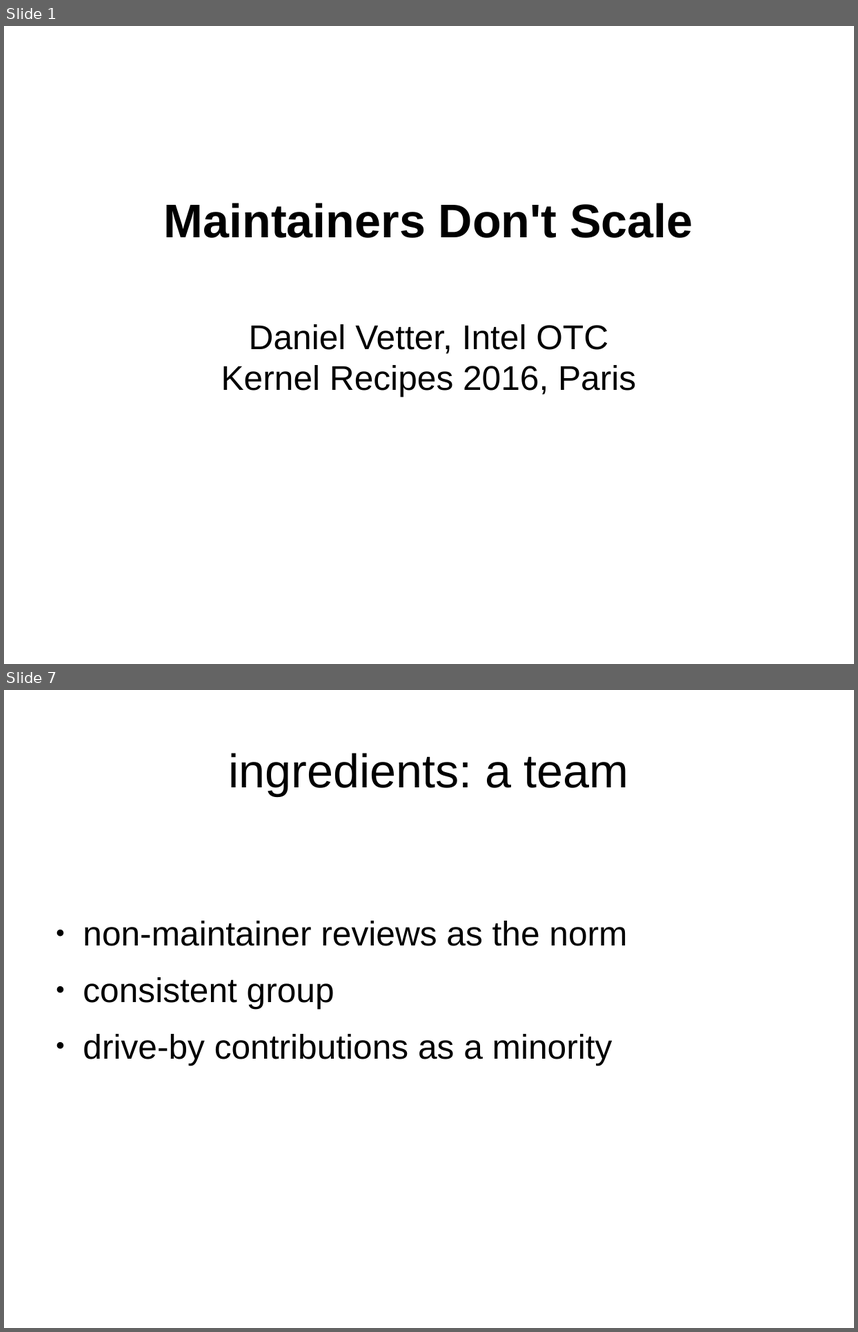
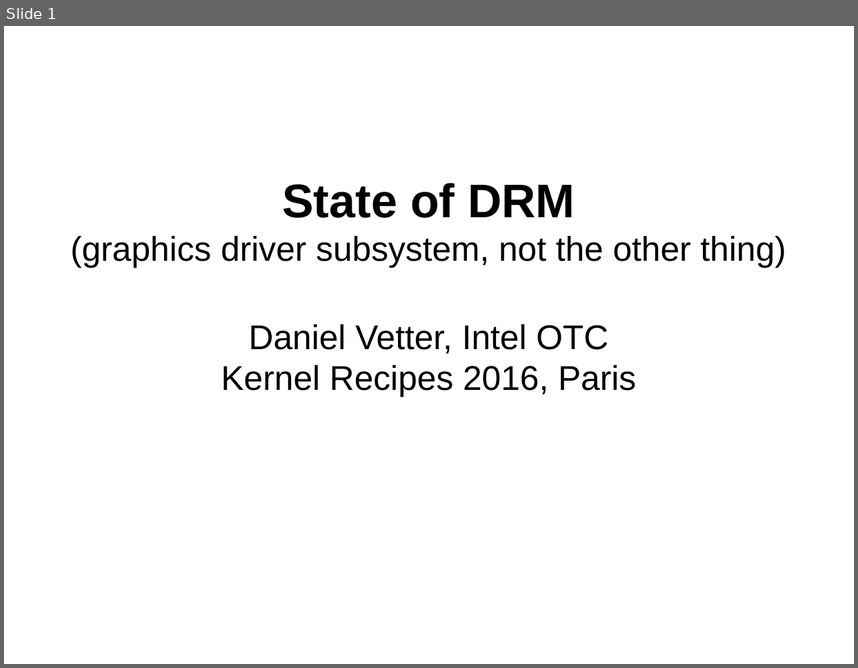
Before and after one commit to danvet/danvet.github.io, a slide deck: slides/kernel-recipes-2016-state-of-drm.odp. Shown one above the other, each under a label of ours: slides 1 and 7 before the commit, slide 1 after it; the slides between them are not shown. The pictures are 858x1332 and 858x668 pixels, drawn with LibreOffice and Linux fonts; fonts in the diff are those of the drawing. Boxes give left, top, right and bottom in pixels: in the first picture for what was removed or moved away, otherwise in the second. Text is boxed around its words. In the diff, an @@ line names an element or a change of style, - is before the commit and + after.

```diff
--- a/slides/kernel-recipes-2016-state-of-drm.odp
+++ b/slides/kernel-recipes-2016-state-of-drm.odp
@@ slide 7 removed at bbox=[4, 690, 854, 1328], background #FFFFFF @@
@@ title removed at bbox=[228, 753, 629, 796] @@
-ingredients: a team
@@ text removed at bbox=[83, 920, 627, 1065] @@
-● non-maintainer reviews as the norm
-● consistent group
-● drive-by contributions as a minority
@@ slide 1 changed as well @@
@@ title at bbox=[70, 183, 786, 267]: text changed; size 44 to 32 pt; bold off @@
-Maintainers Don't Scale
+State of DRM
+(graphics driver subsystem, not the other thing)
```
Also in this commit, not shown: 1 other slide changed, 19 slides added, 9 other slides removed, 1 other file.
